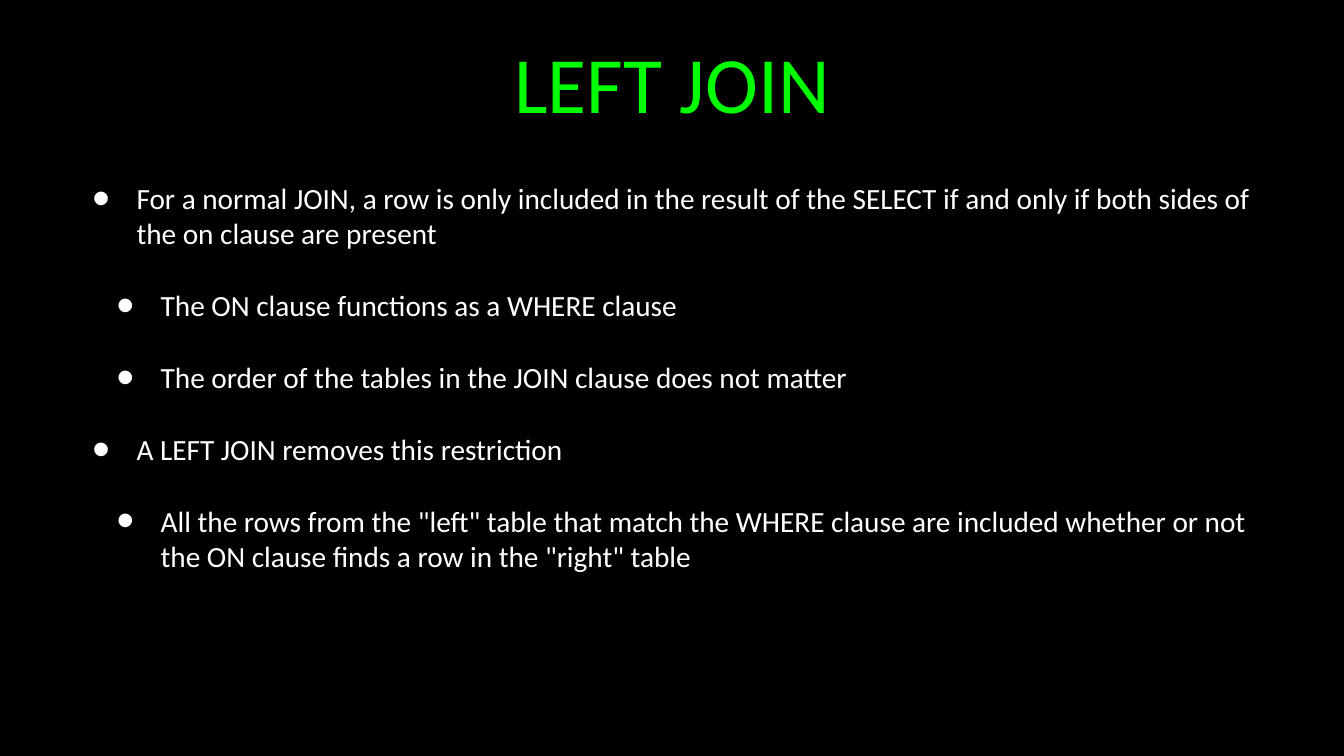
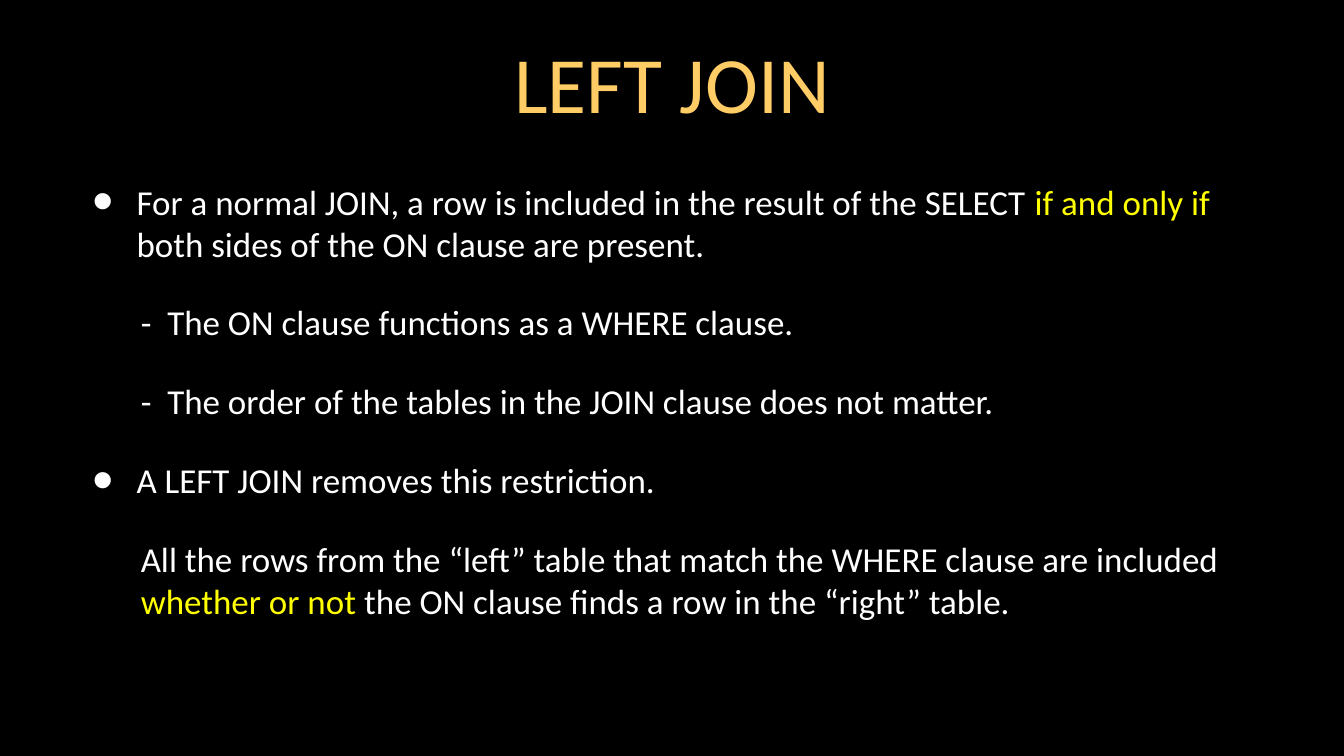
Before and after one commit to csev/wa4e, a slide deck: slide 13 of lectures-old/PHP-15-Advanced-SQL.ppt. Drawn at 1344x756 pixels with LibreOffice and Linux fonts; fonts in the diff are those of the drawing. Boxes give left, top, right and bottom in pixels: in the first picture for what was removed or moved away, otherwise in the second. Text is boxed around its words. In the diff, an @@ line names an element or a change of style, - is before the commit and + after.

```diff
--- a/lectures-old/PHP-15-Advanced-SQL.ppt
+++ b/lectures-old/PHP-15-Advanced-SQL.ppt
@@ title "LEFT JOIN" at bbox=[514, 61, 830, 114]: text colour #00FF00 to #FFCC66 @@
@@ text at bbox=[137, 190, 1218, 620]: text changed; size 27.9 to 33.3 pt @@
-• For a normal JOIN, a row is only included in the result of the SELECT if and only if both sides of the on clause are present
-  • The ON clause functions as a WHERE clause
-  • The order of the tables in the JOIN clause does not matter
-• A LEFT JOIN removes this restriction
-  • All the rows from the "left" table that match the WHERE clause are included whether or not the ON clause finds a row in the "right" table
+• For a normal JOIN, a row is included in the result of the SELECT if and only if both sides of the ON clause are present.
+    - The ON clause functions as a WHERE clause.
+    - The order of the tables in the JOIN clause does not matter.
+• A LEFT JOIN removes this restriction.
+    All the rows from the “left” table that match the WHERE clause are included whether or not the ON clause finds a row in the “right” table.
```
Also in this commit, not shown: 25 other slides changed, 1 slide added, 1 other file.
